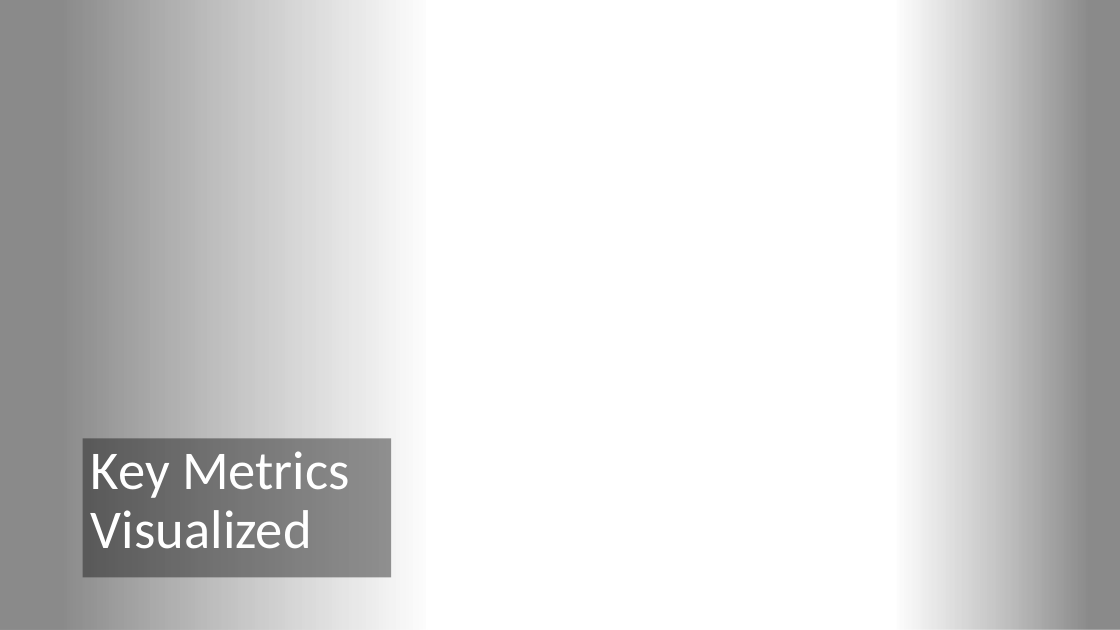
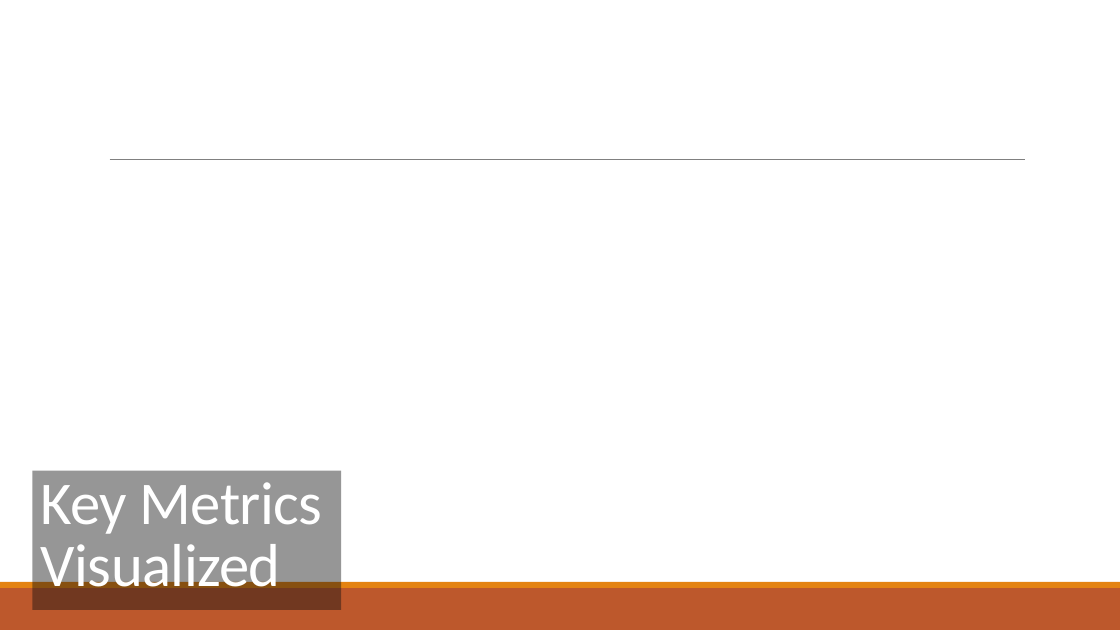
Before and after one commit to Shafquat/SSI, a slide deck: slide 7 of presentation/Take-Home Assignment.pptx. Drawn at 1120x630 pixels with LibreOffice and Linux fonts; fonts in the diff are those of the drawing; background and template pictures are left out. Boxes give left, top, right and bottom in pixels: in the first picture for what was removed or moved away, otherwise in the second. Text is boxed around its words. In the diff, an @@ line names an element or a change of style, - is before the commit and + after.

```diff
--- a/presentation/Take-Home Assignment.pptx
+++ b/presentation/Take-Home Assignment.pptx
@@ rectangle removed at <box>0,0,427,630</box> @@
@@ rectangle removed at <box>896,0,1120,630</box> @@
@@ line added from (110, 160) to (1026, 160), #808080 0.5 pt @@
@@ title "Key Metrics Visualized": place and size @@
-title "Key Metrics Visualized" at <box>82,439,391,578</box>
+title "Key Metrics Visualized" at <box>33,471,341,610</box>
@@ title "Key Metrics Visualized" at <box>33,471,341,610</box>: size 46.8 to 52 pt, letter spacing 0 to -0.5 pt; line spacing 0.9 to 0.85 @@
@@ rectangle added at <box>0,588,1120,630</box>, fill #BD582C @@
@@ rectangle added at <box>0,582,1120,588</box>, fill #E48312 @@
```
Also in this commit, not shown: 7 other slides changed, 2 slides added, 2 other files.
